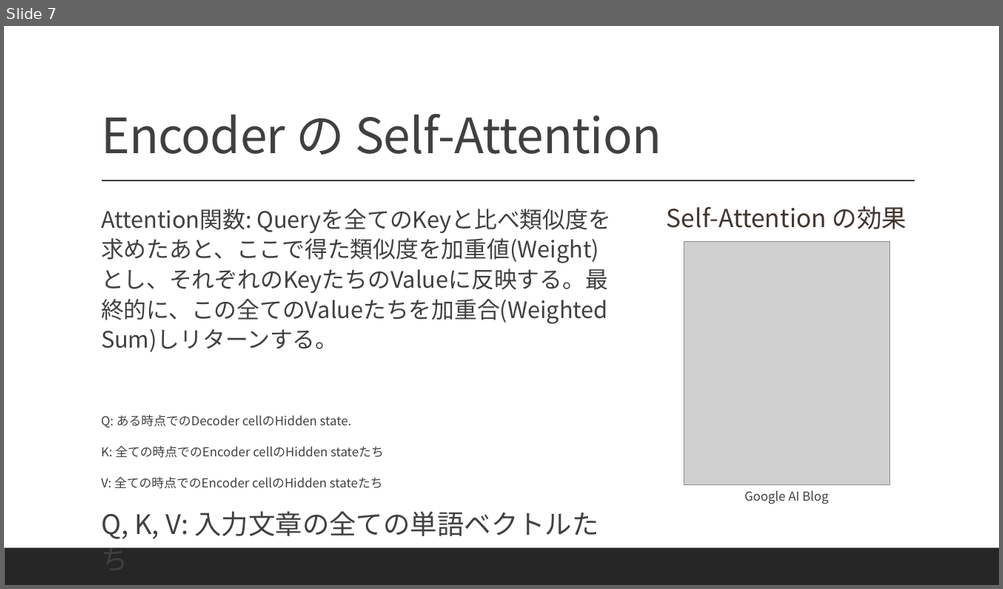
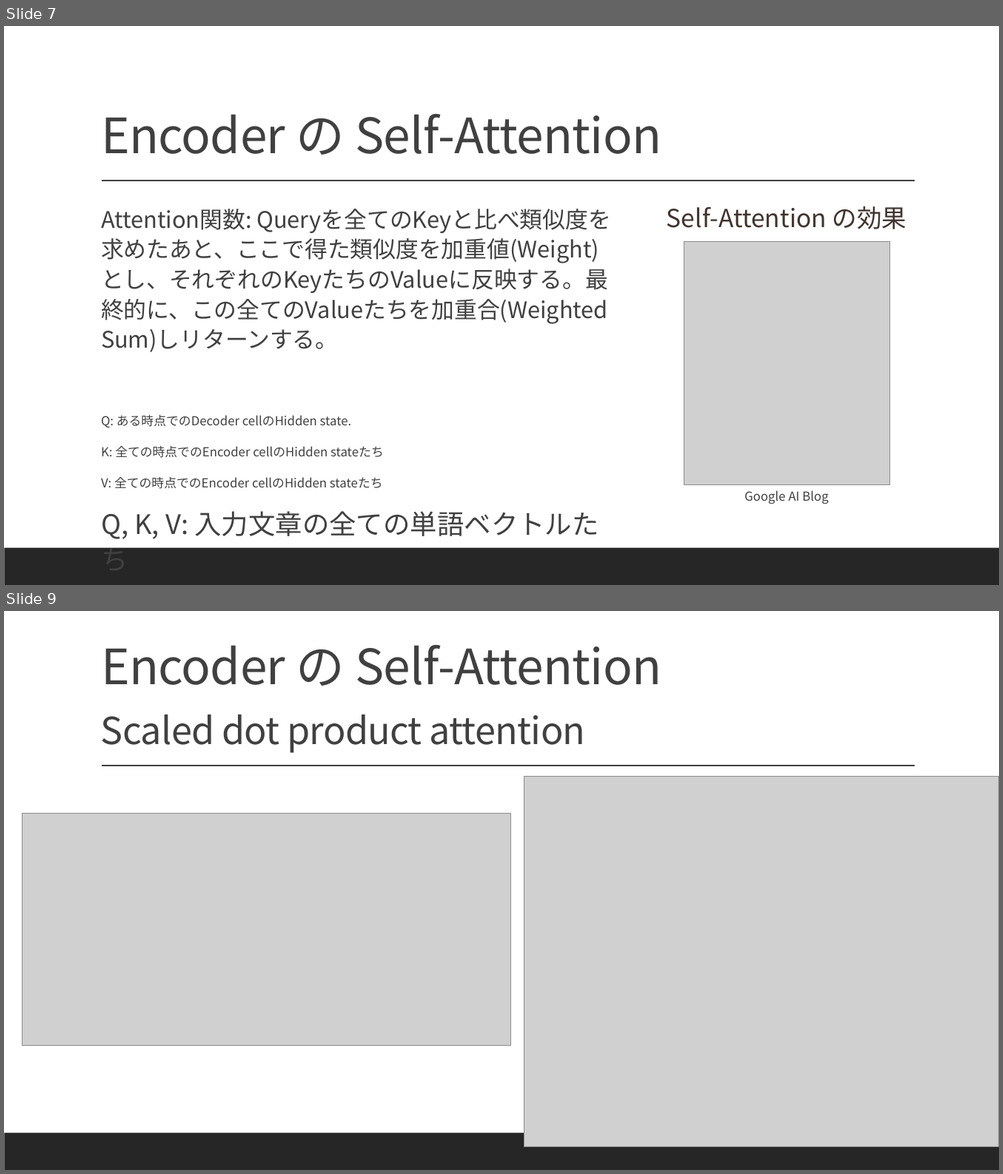
Before and after one commit to Sion1225/Study-Deeplearning-NLP, a slide deck: Presentation/ppt8 Transformer.pptx. Shown one above the other, each under a label of ours: slide 7 before the commit, slides 7 and 9 after it; the slides between them are not shown. The pictures are 1003x589 and 1003x1174 pixels, drawn with LibreOffice and Linux fonts; fonts in the diff are those of the drawing; grey boxes stand for pictures. Boxes give left, top, right and bottom in pixels: in the first picture for what was removed or moved away, otherwise in the second. Text is boxed around its words. In the diff, an @@ line names an element or a change of style, - is before the commit and + after.

Commit message:
ppt

```diff
--- a/Presentation/ppt8 Transformer.pptx
+++ b/Presentation/ppt8 Transformer.pptx
@@ slide 9 added at (x1=4, y1=611, x2=999, y2=1170), background #FFFFFF; not listed: 2 template elements that a slide beside it also shows @@
@@ title added at (x1=101, y1=645, x2=661, y2=686), 47 pt, text #404040 @@
+Encoder の Self-Attention
@@ text added at (x1=101, y1=715, x2=586, y2=753), 36 pt, text #404040 @@
+Scaled dot product attention
@@ picture added at (x1=524, y1=777, x2=999, y2=1147) @@
@@ picture added at (x1=22, y1=814, x2=511, y2=1047) @@
```
Also in this commit, not shown: 1 slide changed, 1 other file.
